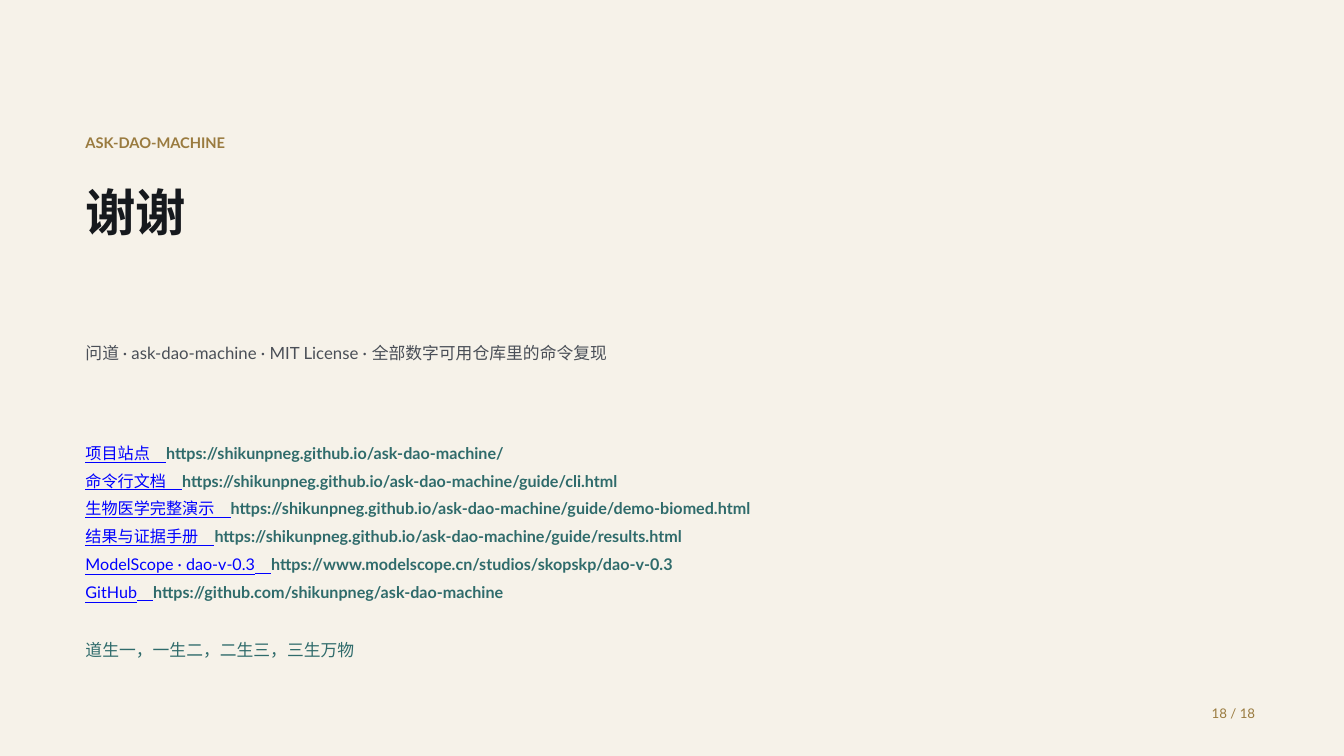
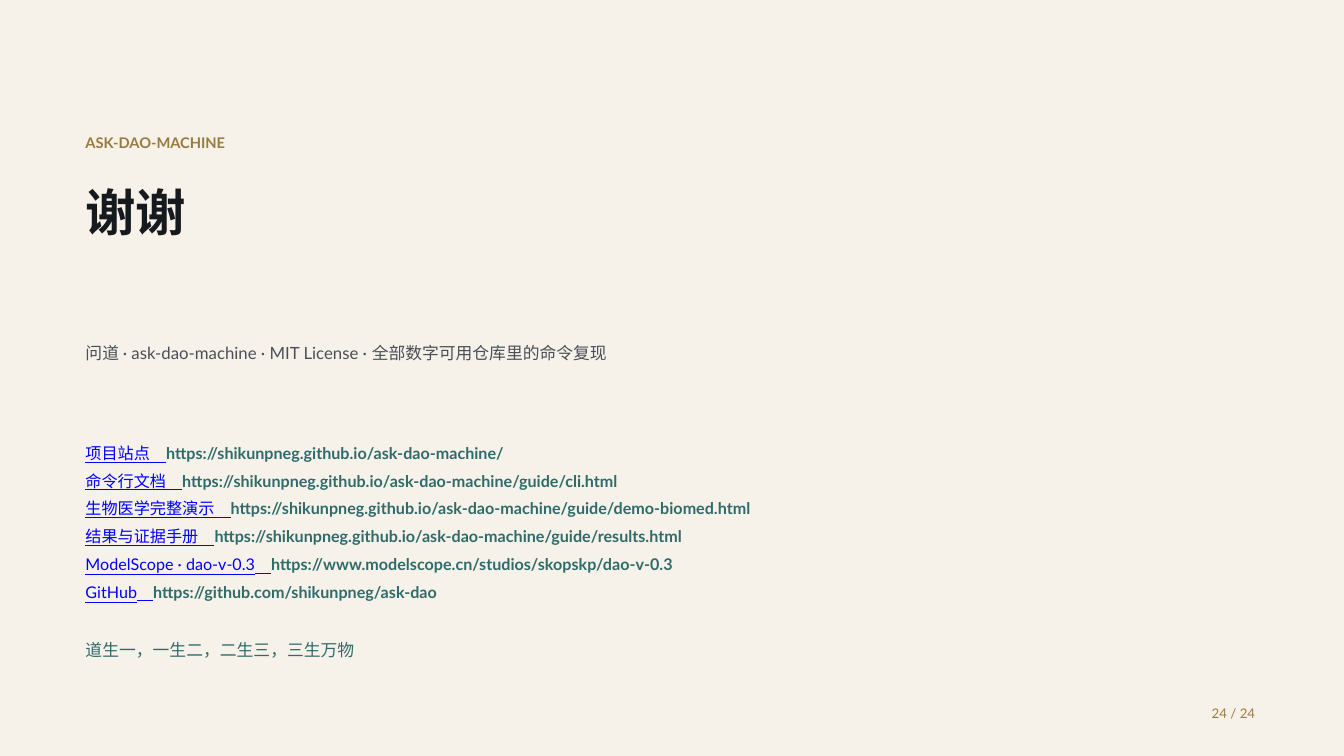
Before and after one commit to shikunpneg/ask-dao, a slide deck: slide 24 of docs/ppt/ask-dao-biomed-deck.pptx (slide 18 before the commit). Drawn at 1344x756 pixels with LibreOffice and Linux fonts; fonts in the diff are those of the drawing. Boxes give left, top, right and bottom in pixels: in the first picture for what was removed or moved away, otherwise in the second. Text is boxed around its words. In the diff, an @@ line names an element or a change of style, - is before the commit and + after.

```diff
--- a/docs/ppt/ask-dao-biomed-deck.pptx
+++ b/docs/ppt/ask-dao-biomed-deck.pptx
@@ text at <box>153,586,437,601</box>: text changed @@
-GitHub https://github.com/shikunpneg/ask-dao-machine
+GitHub https://github.com/shikunpneg/ask-dao
@@ text at <box>1212,708,1255,718</box>: text changed @@
-18 / 18
+24 / 24
```
Also in this commit, not shown: 13 other slides changed, 10 slides added, 4 slides removed, 37 other files.
